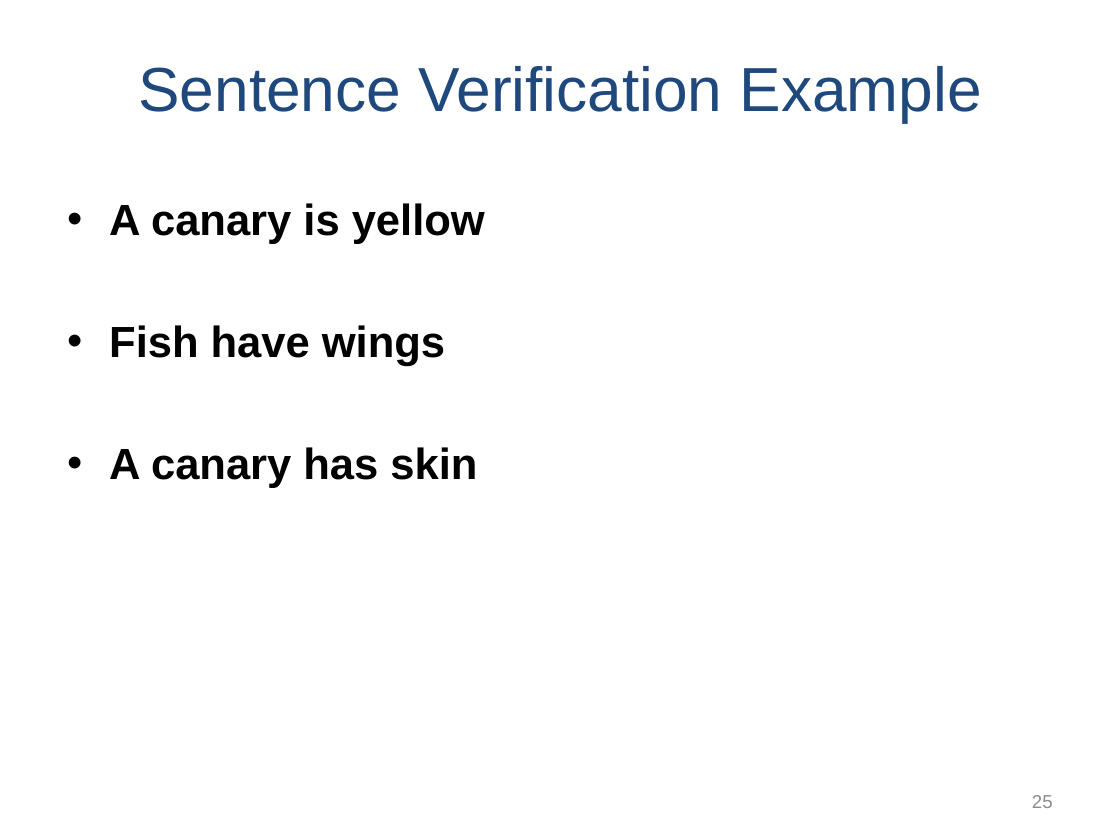
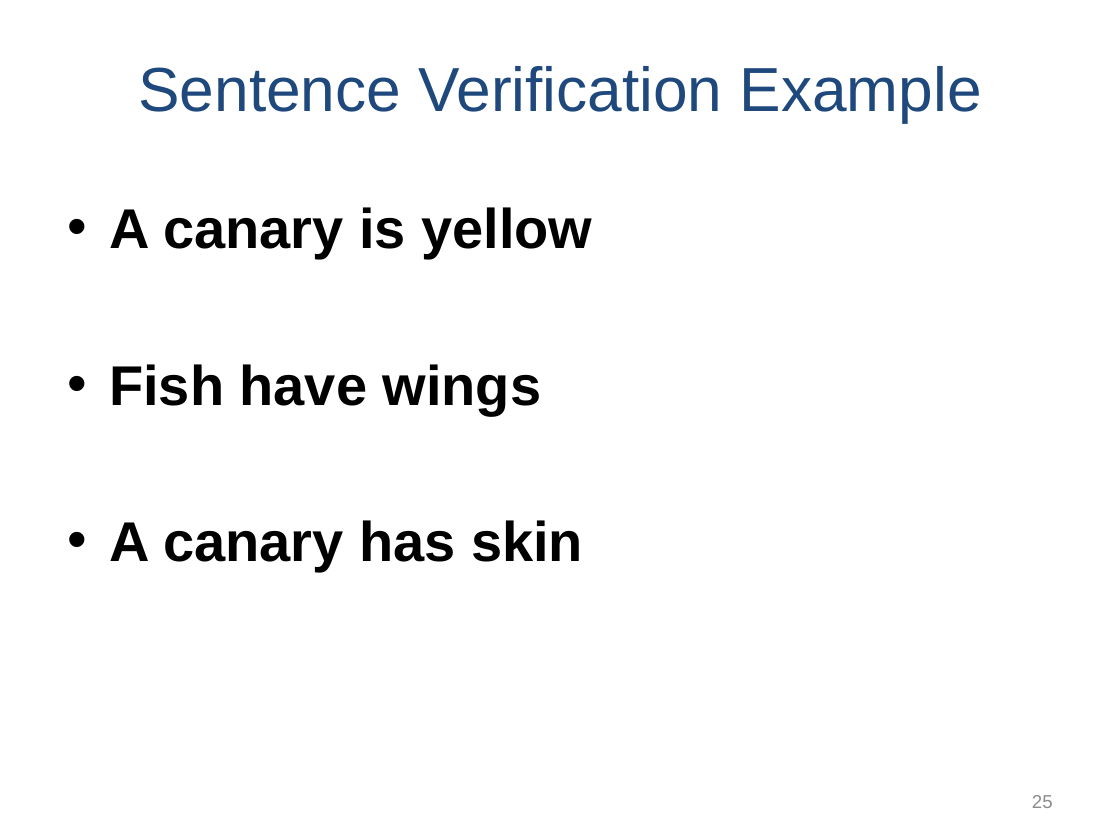
Before and after one commit to npm27/Teaching-Materials, a slide deck: slide 25 of Memory/Slides/Chapter 5.PPTX. Drawn at 1120x840 pixels with LibreOffice and Linux fonts; fonts in the diff are those of the drawing. Boxes give left, top, right and bottom in pixels: in the first picture for what was removed or moved away, otherwise in the second. Text is boxed around its words. In the diff, an @@ line names an element or a change of style, - is before the commit and + after.

```diff
--- a/Memory/Slides/Chapter 5.PPTX
+++ b/Memory/Slides/Chapter 5.PPTX
@@ text "A canary is yellow" at <box>109,207,592,571</box>: size 28 to 36 pt; more space between paragraphs @@
```
Also in this commit, not shown: 1 other slide changed, 1 slide added.
